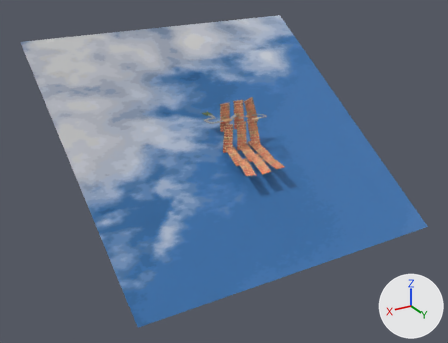
The Blender file levels/sam.blend: old version first, new version second.
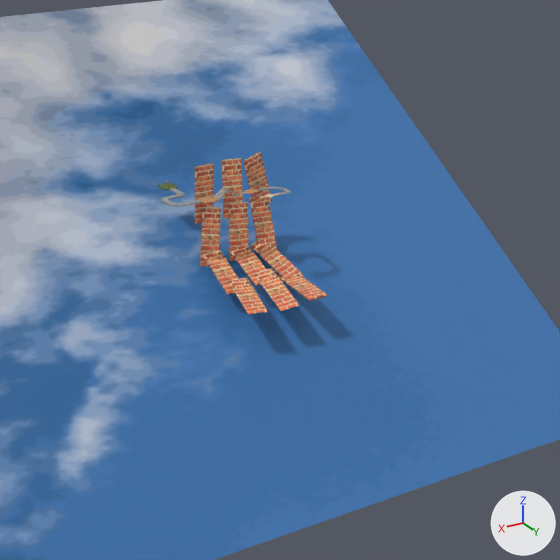
There are two pictures of each version: one whole from a 50 mm lens placed at (559.0, 995.0, 368.0), pointed at (-16.0, 36.0, -111.0), one close up on the part from 28% to 89% of the width and 7% to 86% of the height. Lighting does not change. The marker at lower right points along +X, +Y and +Z.

Objects in the first close-up: 'Plane', 'course.solid.{}', 'mur'.
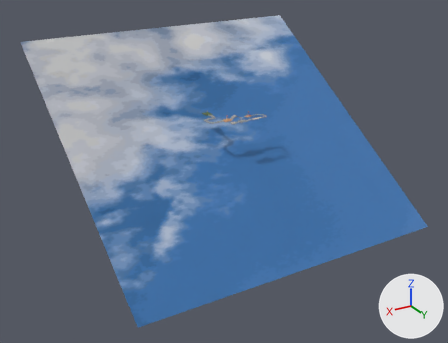
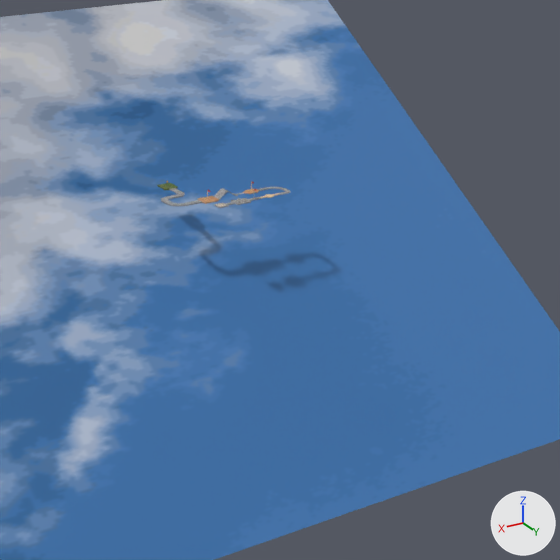
Changed parts and their boxes [x1, y1, x2, y2] in the close-ups (560 x 560 px):
'mur', deleted (orange)
    before: [195, 152, 327, 314]
'exit.exit.{}', added
    after: [215, 203, 227, 207]
'checkpoint2.checkpoint.{}', added
    after: [251, 181, 254, 191]

The edits, one by one:
Mesh me_cube_002 is new.
It has 94 vertices, 72 faces and spans x -1.0..1.0, y -1.0..1.0, z -1.43..0.57.
It uses material mat_mat (picture img_all_png).
Mesh me_cylinder_002 is new.
It has 31 vertices, 32 faces and spans x -9.06..1.0, y -2.34..1.0, z -1.0..1.0.
It uses material mat_mat (picture img_all_png).
Object 'mur' (ob_mur) is deleted.
Object 'exit.exit.{}' (ob_exit_exit) is new; it shows me_cube_002.
Its location is (-14.0, 73.0, 0.0).
Its scale is (-3.75, -3.75, -0.212).
Object 'checkpoint3.checkpoint.{}' (ob_checkpoint3_checkpoint) is new; it shows me_cylinder_002.
Its location is (-49.0, 73.0, 5.0).
Its scale is (0.272, 0.272, 4.66).
Object 'checkpoint2.checkpoint.{}' (ob_checkpoint2_checkpoint) is new; it shows a copy of me_cylinder_002.
Its location is (-59.0, 53.0, 5.0).
Its scale is (0.272, 0.272, 4.66).
Object 'checkpoint1.checkpoint.{}' (ob_checkpoint1_checkpoint) is new; it shows a copy of me_cylinder_002.
Its location is (-11.0, 54.0, 5.0).
Its scale is (0.272, 0.272, 4.66).
